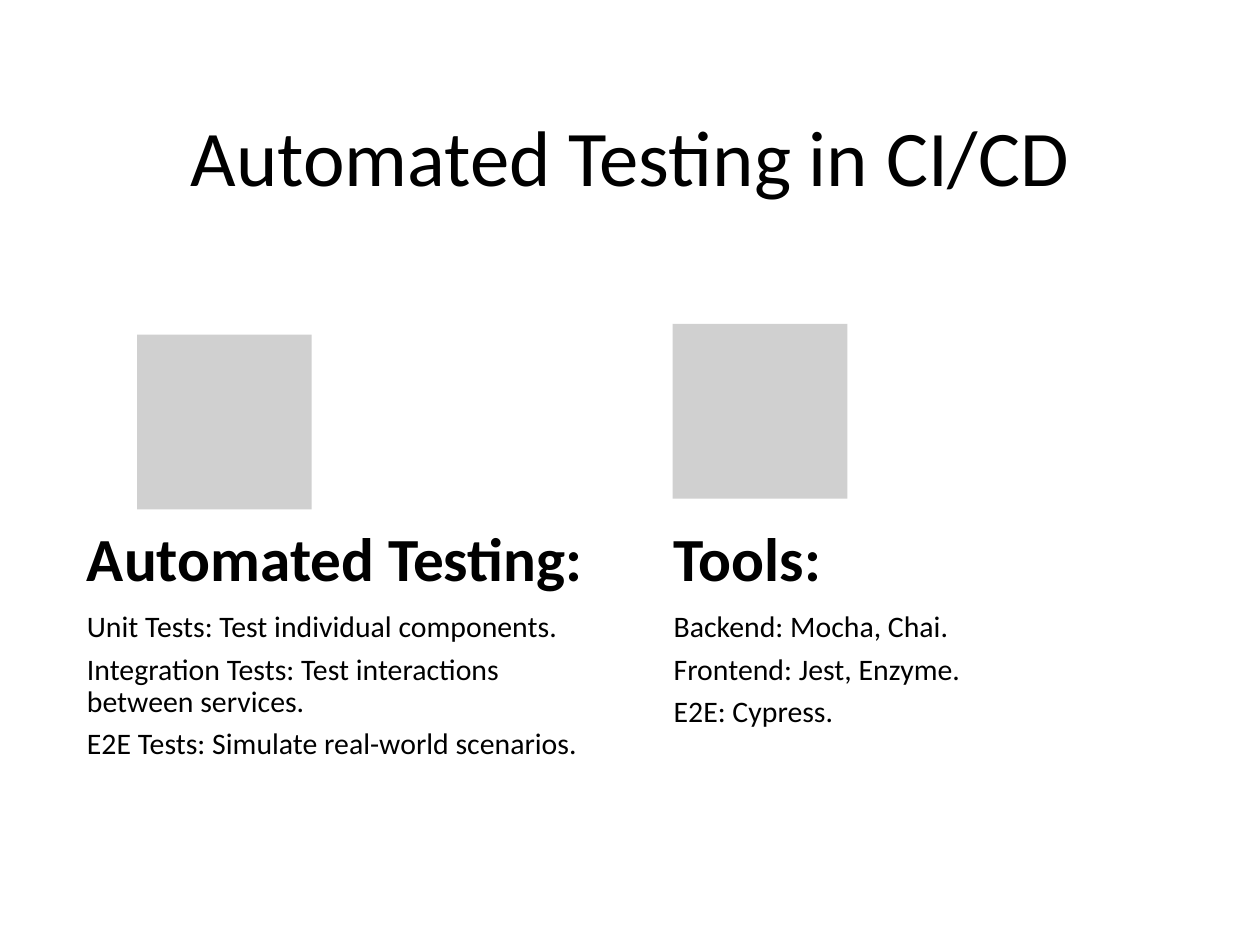
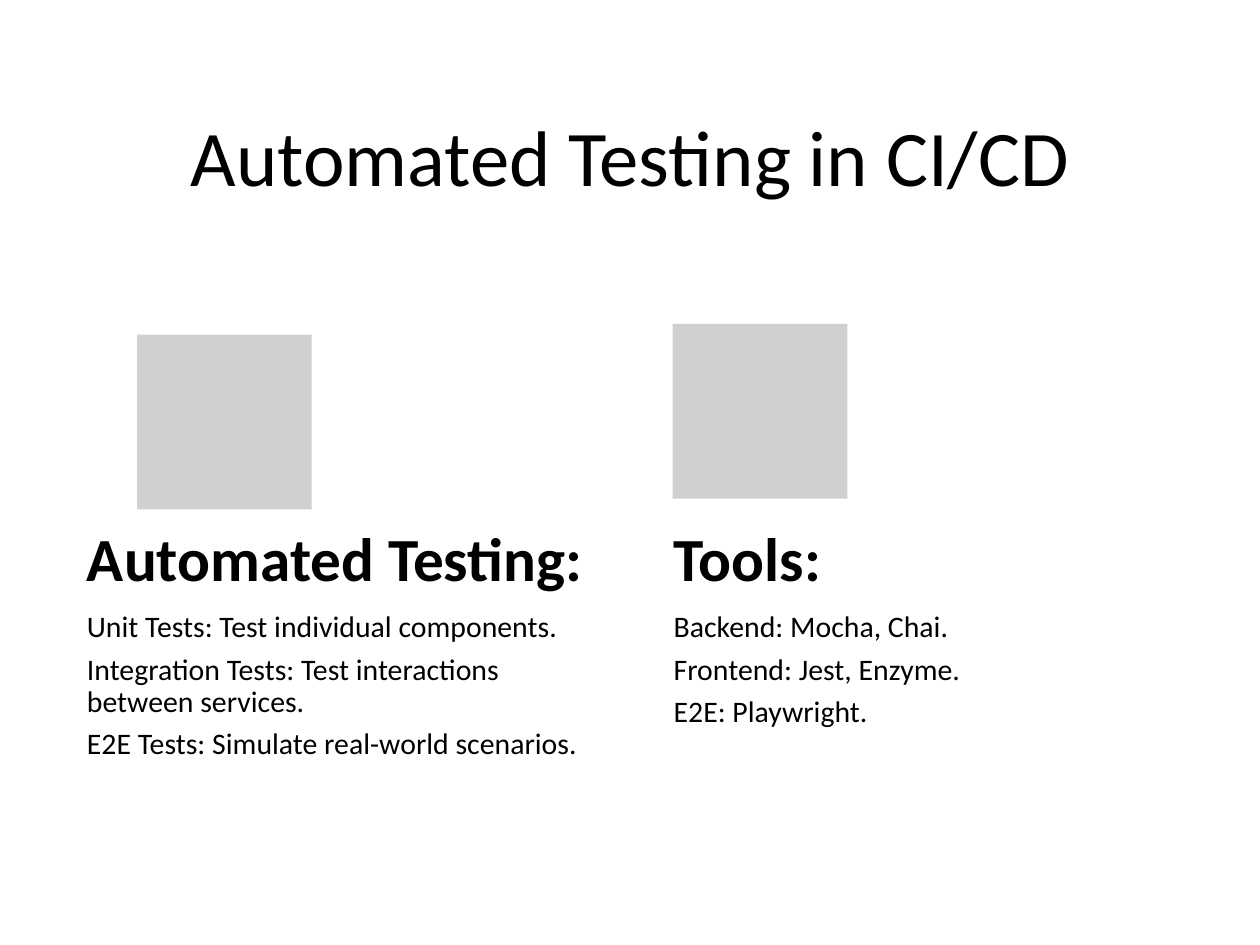
Before and after one commit to sanafe/master-2-thesis, a slide deck: slide 20 of ppt/presentation-m2-sana-alinia-29-08-2024.pptx. Drawn at 1260x945 pixels with LibreOffice and Linux fonts; fonts in the diff are those of the drawing; grey boxes stand for pictures. Boxes give left, top, right and bottom in pixels: in the first picture for what was removed or moved away, otherwise in the second. Text is boxed around its words. In the diff, an @@ line names an element or a change of style, - is before the commit and + after.

```diff
--- a/ppt/presentation-m2-sana-alinia-29-08-2024.pptx
+++ b/ppt/presentation-m2-sana-alinia-29-08-2024.pptx
@@ text at [674,701,867,727]: text changed @@
-E2E: Cypress.
+E2E: Playwright.
```
Also in this commit, not shown: 7 other slides changed, 1 other file.
